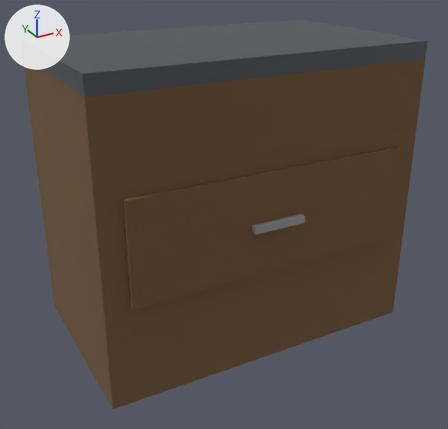
The glTF model assets/models/studio/counter_block.glb, before and after one commit.
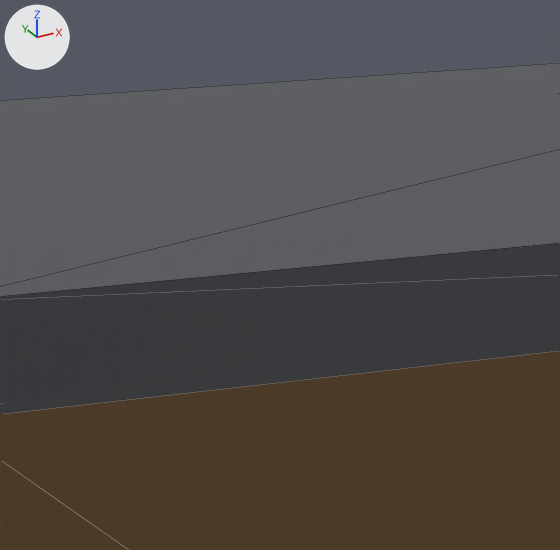
There are two pictures of each version: one whole from a 50 mm lens placed at (-0.877, -1.608, 1.156), pointed at (-0.018, -0.046, 0.375), one close up on the part from 21% to 46% of the width and 3% to 29% of the height. Lighting does not change. The marker at upper left points along +X, +Y and +Z. The last two pictures show the newer version. The close-ups show mesh edges as thin lines. Vertices at exactly the same position are counted once.

Objects in the first close-up: 'counter_block'.
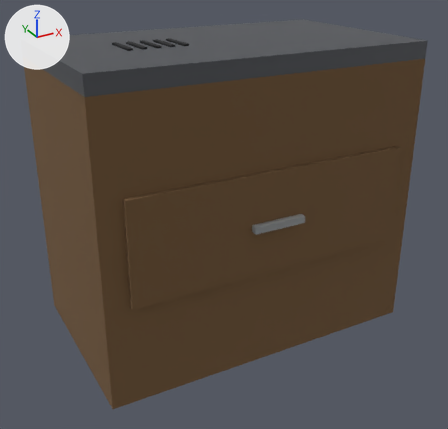
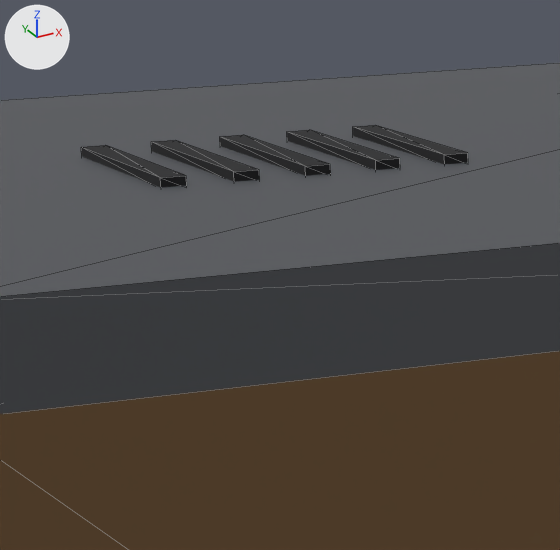
Changed parts and their boxes [x1, y1, x2, y2] in the close-ups (560 x 550 px):
```json
{"part": 1, "of": "me_cube", "change": "added", "after": [81, 145, 187, 188], "on screen": "black"}
{"part": 2, "of": "me_cube", "change": "added", "after": [151, 140, 259, 182], "on screen": "black"}
{"part": 3, "of": "me_cube", "change": "added", "after": [220, 135, 331, 176], "on screen": "black"}
{"part": 4, "of": "me_cube", "change": "added", "after": [287, 130, 400, 170], "on screen": "black"}
{"part": 5, "of": "me_cube", "change": "added", "after": [353, 125, 468, 164], "on screen": "black"}
```

Scene script edits in JSON lines:
```json
{"op": "add", "block": "mat_carbon", "code": ["mat_carbon = principled_material('carbon')", "mat_carbon.base_color = (0.0134, 0.0134, 0.0153)  # black #1f1f21", "mat_carbon.roughness = 1.0"]}
{"block": "me_cube", "where": "# used by ob_counter_block; location = (0.0, 0.0, 0.0)"}
{"op": "remove", "block": "me_cube", "code": "me_cube.from_pydata(...)  # 28 vertices, 48 faces; spans x -0.5..0.5, y -0.335..0.3, z 0.0..0.9"}
{"op": "add", "block": "me_cube", "code": "me_cube.from_pydata(...)  # 68 vertices, 108 faces; spans x -0.5..0.5, y -0.335..0.3, z 0.0..0.905"}
{"block": "me_cube", "change": "me_cube part 1: a new loose piece, a box spanning x -0.307..-0.293, y -0.06..0.06, z 0.899..0.905, in mat_carbon (black #1f1f21)"}
{"block": "me_cube", "change": "me_cube part 2: a new loose piece, a box spanning x -0.267..-0.253, y -0.06..0.06, z 0.899..0.905, in mat_carbon (black #1f1f21)"}
{"block": "me_cube", "change": "me_cube part 3: a new loose piece, a box spanning x -0.227..-0.213, y -0.06..0.06, z 0.899..0.905, in mat_carbon (black #1f1f21)"}
{"block": "me_cube", "change": "me_cube part 4: a new loose piece, a box spanning x -0.187..-0.173, y -0.06..0.06, z 0.899..0.905, in mat_carbon (black #1f1f21)"}
{"block": "me_cube", "change": "me_cube part 5: a new loose piece, a box spanning x -0.147..-0.133, y -0.06..0.06, z 0.899..0.905, in mat_carbon (black #1f1f21)"}
{"op": "add", "block": "me_cube", "code": "me_cube.materials.append(mat_carbon)  # black #1f1f21"}
```
